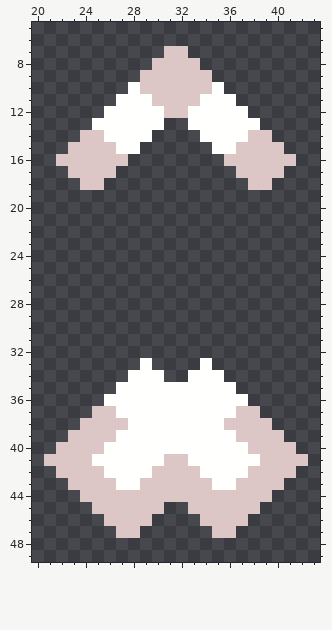
File history of a pixel-art sprite, sprites/units/cough-cell.png. The picture above is the old version.
The file is 64x64 pixels. Shown: x 20..43, y 5..49.
The same view after the edit:
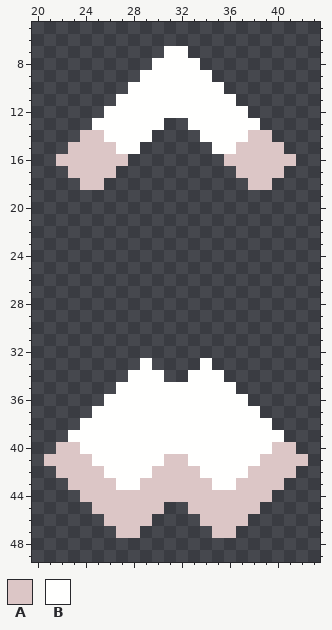
Palette (. is transparent): A #dcc6c6  B #fffffe
Edits made:
Colour A gives way to colour B in row 7 at x 31 to 32; in row 8 at x 30 to 33; in rows 9 to 10 at x 29 to 34; in row 11 at x 30 to 33; in row 12 at x 31 to 32; in row 37 at x 25 to 26 and 37 to 38.
Colour A gives way to colour B in row 38 at x 24 to 27 and 36 to 39; in row 39 at x 23 to 26 and 37 to 40; in row 40 at x 24 to 25 and 38 to 39.
